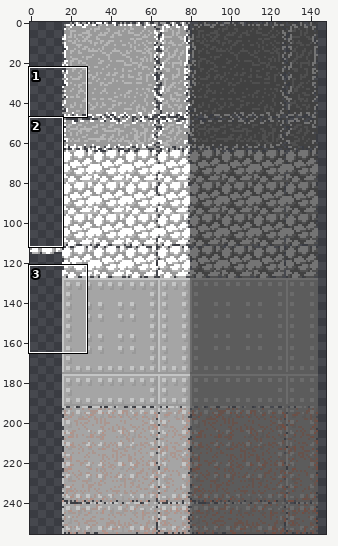
File history of a sprite sheet, Resources/Tilemaps/Default.png. The picture above shows the old version from afar; the outline marks the close-up.
Close-up. Before the edit:
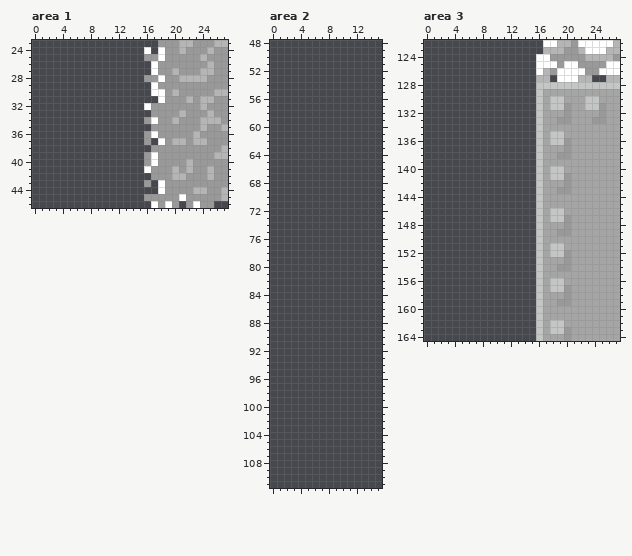
The file is 256x256 pixels. Colours within 5 levels of each other are drawn and written as one. Shown: area 1: x 0..27, y 23..46; area 2: x 0..15, y 48..111; area 3: x 0..27, y 122..164. The wide view leaves out empty margins. The commit also changed other parts of the picture, which this record leaves out.
The same view after the edit:
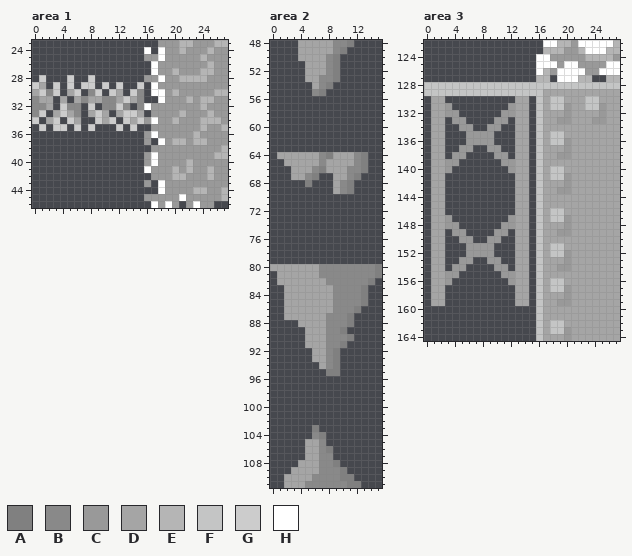
Palette (. is transparent): A #808080  B #898989  C #999999  D #a5a5a5  E #b5b5b5  F #c4c5c5  G #cccccc  H #ffffff
Difference:
--- area 1
@@ x 0..17 @@
 27 .................H
-28 ................CC
-29 .................H
-30 .................H
-31 ..................
-32 ................HC
-33 .................C
-34 ................CH
-35 .................C
+28 .G...G..G.......CC
+29 GD.G.G.GG.G.G..G.H
+30 DGBG.DG.BG.GD.GB.H
+31 BDD.D.DBDDBBDGDB..
+32 BBD.GBB.G.BBGB.BHC
+33 BG.DGDB.DGD.DGGD.C
+34 G.DG.GD..GDG.GDGCH
+35 .G.GG.G.G...G.G..C
 36 ................CH
--- area 2
@@ x 0..15 @@
- 48 ................
- 49 ................
- 50 ................
- 51 ................
- 52 ................
- 53 ................
- 54 ................
- 55 ................
+ 48 ....DDDDDBBA....
+ 49 ....DDDDDBA.....
+ 50 ....DDDDBA......
+ 51 .....DDDBA......
+ 52 .....DDDBA......
+ 53 .....DDBBA......
+ 54 ......DBA.......
+ 55 ......BA........
  56 ................
@@ x 0..15 @@
  63 ................
- 64 ................
- 65 ................
- 66 ................
- 67 ................
- 68 ................
- 69 ................
+ 64 .DDDDDDBADDDBA..
+ 65 ..DDDDDBDDDDBA..
+ 66 ...DDDBADDDBBA..
+ 67 ...DDBA..DDBA...
+ 68 .....A...DBA....
+ 69 .........DBA....
  70 ................
@@ x 0..15 @@
  79 ................
- 80 ................
- 81 ................
- 82 ................
- 83 ................
- 84 ................
- 85 ................
- 86 ................
- 87 ................
- 88 ................
- 89 ................
- 90 ................
- 91 ................
- 92 ................
- 93 ................
- 94 ................
- 95 ................
+ 80 DDDDDDDBBBBBBBBA
+ 81 .DDDDDDBBBBBBBBA
+ 82 .DDDDDDDBBBBBBA.
+ 83 ..DDDDDDDBBBBA..
+ 84 ..DDDDDDDBBBBA..
+ 85 ..DDDDDDDBBBBA..
+ 86 ..DDDDDDDBBBA...
+ 87 ..DDDDDDBBBA....
+ 88 ....DDDDBBBA....
+ 89 .....DDDBBA.....
+ 90 .....DDDBBBA....
+ 91 .....DDDBBA.....
+ 92 ......DDBA......
+ 93 ......DDBA......
+ 94 .......DBA......
+ 95 ........AA......
  96 ................
@@ x 0..15 @@
 102 ................
-103 ................
-104 ................
-105 ................
-106 ................
-107 ................
-108 ................
-109 ................
-110 ................
-111 ................
+103 ......A.........
+104 ......BA........
+105 .....DDB........
+106 .....DDBA.......
+107 .....DDBB.......
+108 ....DDDBBA......
+109 ...DDDDBBBA.....
+110 ..DDDDBBBBAA....
+111 ..DDDBBBBBBAA...
--- area 3
@@ x 0..17 @@
 127 ................EE
-128 ................FF
-129 ................FD
-130 ................FD
-131 ................FD
-132 ................FD
-133 ................FD
-134 ................FD
-135 ................FD
-136 ................FD
-137 ................FD
-138 ................FD
-139 ................FD
-140 ................FD
-141 ................FD
-142 ................FD
-143 ................FD
-144 ................FD
-145 ................FD
-146 ................FD
-147 ................FD
-148 ................FD
-149 ................FD
-150 ................FD
-151 ................FD
-152 ................FD
-153 ................FD
-154 ................FD
-155 ................FD
-156 ................FD
-157 ................FD
-158 ................FD
-159 ................FD
+128 FFFFFFFFFFFFFFFFFF
+129 FFFFFFFFFFFFFFFFFD
+130 .DD..........DD.FD
+131 .DDC........CDD.FD
+132 .DDCC......CCDD.FD
+133 .DD.CC....CC.DD.FD
+134 .DD..CC..CC..DD.FD
+135 .DD...CCCC...DD.FD
+136 .DD...CCCC...DD.FD
+137 .DD..CC..CC..DD.FD
+138 .DD.CC....CC.DD.FD
+139 .DDCC......CCDD.FD
+140 .DDC........CDD.FD
+141 .DD..........DD.FD
+142 .DD..........DD.FD
+143 .DD..........DD.FD
+144 .DD..........DD.FD
+145 .DD..........DD.FD
+146 .DD..........DD.FD
+147 .DDC........CDD.FD
+148 .DDCC......CCDD.FD
+149 .DD.CC....CC.DD.FD
+150 .DD..CC..CC..DD.FD
+151 .DD...CCCC...DD.FD
+152 .DD...CCCC...DD.FD
+153 .DD..CC..CC..DD.FD
+154 .DD.CC....CC.DD.FD
+155 .DDCC......CCDD.FD
+156 .DDC........CDD.FD
+157 .DD..........DD.FD
+158 .DD..........DD.FD
+159 .DD..........DD.FD
 160 ................FD
Where, in picture pixels (left, top, right, bottom), the same in both close-ups:
added: (32, 75, 144, 131)
added: (298, 40, 354, 96)
added: (277, 152, 368, 194)
added: (270, 264, 382, 376)
added: (284, 425, 361, 488)
added: (424, 82, 536, 306)
